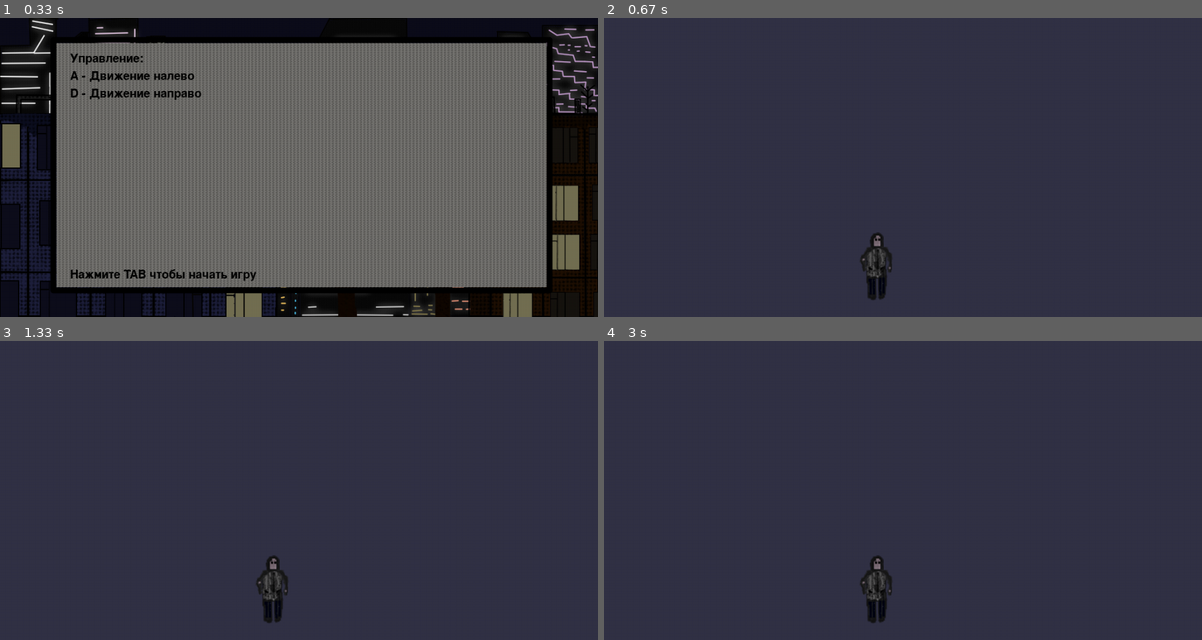
Above: before the commit, frames 1-4 (two rows, left to right).
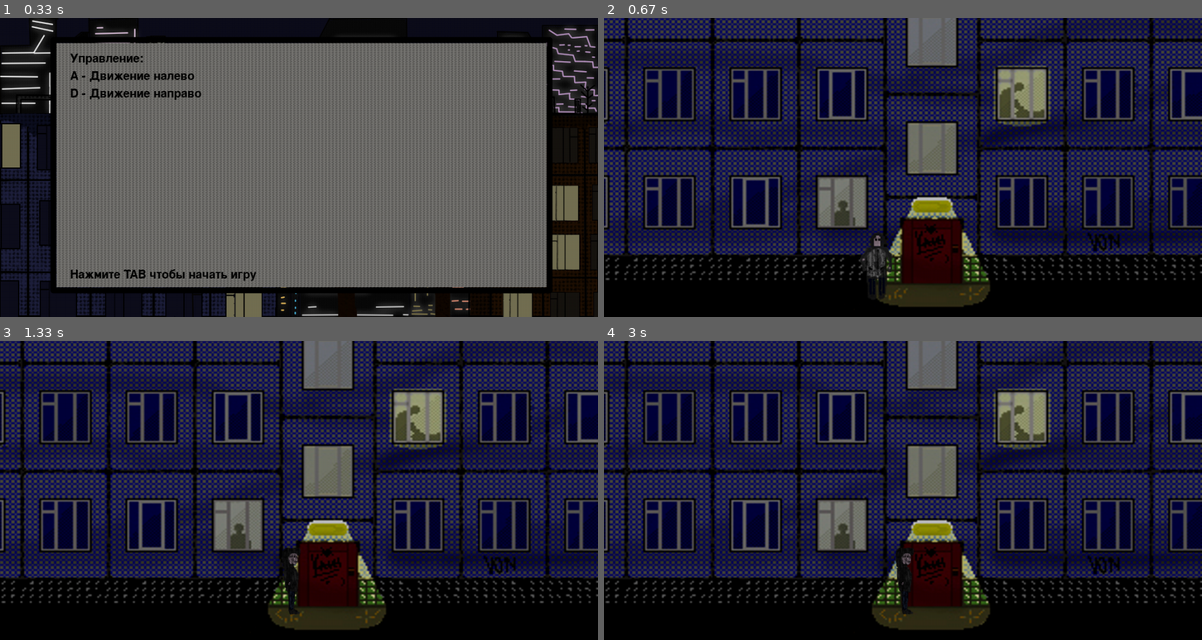
Above: after the commit, the same moments.

Repository: Stormev/Survival-entrance-Pygame
Game: pygame game, started from main.py
Same seed, same stepped clock (60 frames per second), same inputs: the game is played once before the commit and once after it.
Inputs:
- Up to frame 1 (0.33 s): no input
- Up to frame 2 (0.67 s): tap Tab at 0.33 s
- Up to frame 3 (1.33 s): hold D 0.67-1.13 s; hold D from 1.17 s (still down)
- Up to frame 4 (3 s): release D at 1.63 s; hold D from 2.67 s (still down)

Frame 1 is identical in both runs. In frame 2, 73% of the frame differs, in the area x 0-100%, y 0-100%; in frame 3, 74%; in frame 4, 74%.

Commit message:
game_update

Diff:
--- a/main.py
+++ b/main.py
@@ -1,4 +1,5 @@
 import pygame
+from pygame.locals import *
 import sys
 import os
 
@@ -7,7 +8,7 @@
 # height 512
 # background_3 <- background_1 ->  background_2
 
-FPS = 50
+FPS = 15
 pygame.init()
 WIDTH, HEIGHT = size = 1024, 512
 screen = pygame.display.set_mode(size=(WIDTH, HEIGHT))
@@ -73,12 +74,33 @@
 class Player(pygame.sprite.Sprite):
     def __init__(self, pos_x):
         super().__init__(player_group)
-        self.frames = []
+        self.pos_y = HEIGHT - 170
+        self.speed = 8
+
+        self.Rframes = []
+        self.Lframes = []
+
         self.cut_sheet(load_image('images/pygame_character.png'), 2, 2)
-        self.frames_static = self.frames[0:2]
+        self.frames_static = self.Rframes[0:2]
+        self.Rframes = self.Rframes[2:]
         self.cur_frame = 0
         self.image = self.frames_static[0]
-        self.rect = self.rect.move(pos_x, HEIGHT - 170)
+        self.rect = self.rect.move(pos_x, self.pos_y)
+
+    def Rmove(self):
+        self.rect = self.rect.move(self.speed, 0)
+
+        self.cur_frame = (self.cur_frame + 1) % len(self.Rframes)
+        self.image = self.Rframes[self.cur_frame]
+
+    def Lmove(self):
+        self.rect = self.rect.move(self.speed, 0)
+
+        self.cur_frame = (self.cur_frame + 1) % len(self.Lframes)
+        self.image = self.Lframes[self.cur_frame]
+
+    def static(self):
+        self.image = self.frames_static[0]
 
     def cut_sheet(self, sheet, columns, rows):
         self.rect = pygame.Rect(0, 0, sheet.get_width() // columns,
@@ -86,29 +108,28 @@
         for j in range(rows):
             for i in range(columns):
                 frame_location = (self.rect.w * i, self.rect.h * j)
-                self.frames.append(sheet.subsurface(pygame.Rect(
+                self.Rframes.append(sheet.subsurface(pygame.Rect(
                     frame_location, self.rect.size)))
-
-    def update(self):
-        pass
-        #self.cur_frame = (self.cur_frame + 1) % len(self.frames)
-        #self.image = self.frames[self.cur_frame]
 
 
 def load_location(cur_id):
-    if 0 < cur_id < len(background_group):
+    if cur_id < len(background_group) or cur_id >= 0:
         background = Locations[cur_id]
         screen.blit(background, (0, 0))
 
 
 LOCATION_NOW = 0
 player = Player(WIDTH // 2.5)
-
 # main cycle
 while True:
     for event in pygame.event.get():
+        keys = pygame.key.get_pressed()
         if event.type == pygame.QUIT:
             terminate()
+        if keys[K_d]:
+            player.Rmove()
+        elif keys[K_a]:
+            player.Lmove()
 
     screen.fill((50, 50, 70))
     load_location(LOCATION_NOW)
